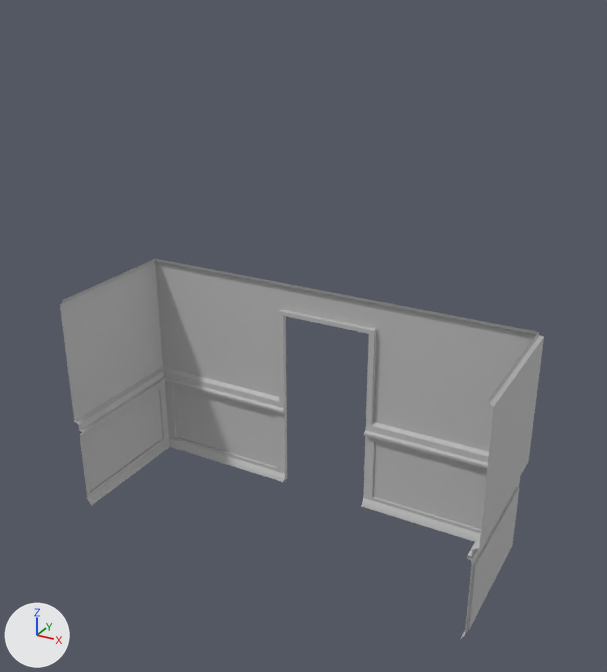
What one commit did to the FBX model Unfinished Business/Assets/Models/Foyer Objects/Foyer Structure/wall2.fbx.
One viewpoint serves both versions: a 50 mm camera at (6.06, -10.62, 6.99) aimed at (0.24, -0.03, 1.69). Arrows for +X, +Y and +Z are at lower left; the lights stay in place. Where no turn or scale is listed for an object, it has been applied to the vertices.
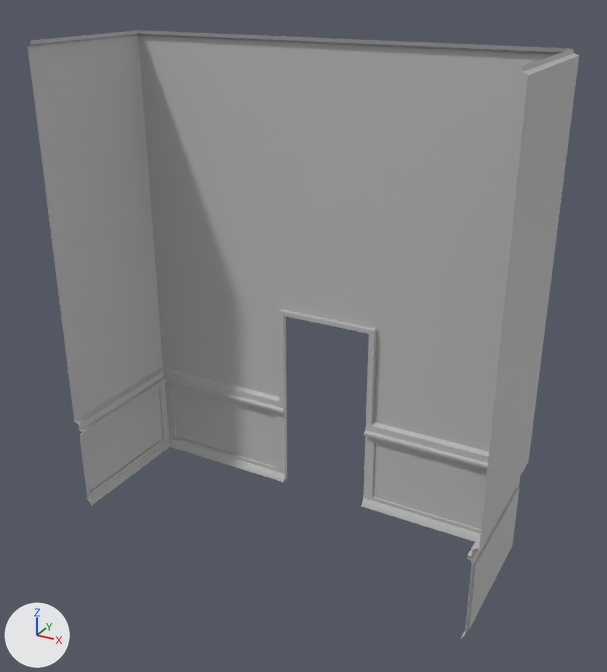
The newer file is also turned or shifted as a whole; pictures and numbers use the older file's frame.

What differs and where, as boxes [x1, y1, x2, y2] in the pictures (607 x 672 px; the box of a moved part takes in the faces that stretch with it):
'pCube6', reshaped (14% wider, 60% taller)
    before: [60, 259, 544, 641]
    after: [28, 30, 579, 641]
part 1 of me_mesh, moved or reshaped
    before: [60, 259, 544, 408]
    after: [28, 30, 579, 408]

Edits to the bpy script that builds the scene:
```text
Change me_mesh:
    where me_mesh.from_pydata(...)  # 172 vertices, 148 faces; spans x -3.65..3.65, y -1.26..1.26, z -2.0..2.0
    used by ob_pcube6; location = (0.0, 0.0, 0.0)
    me_mesh part 1: all 27 vertices in x -3.65..3.65, y -1.26..1.25, z 1.91..2.0 are moved by (0.0, 0.0, 4.01)
```
